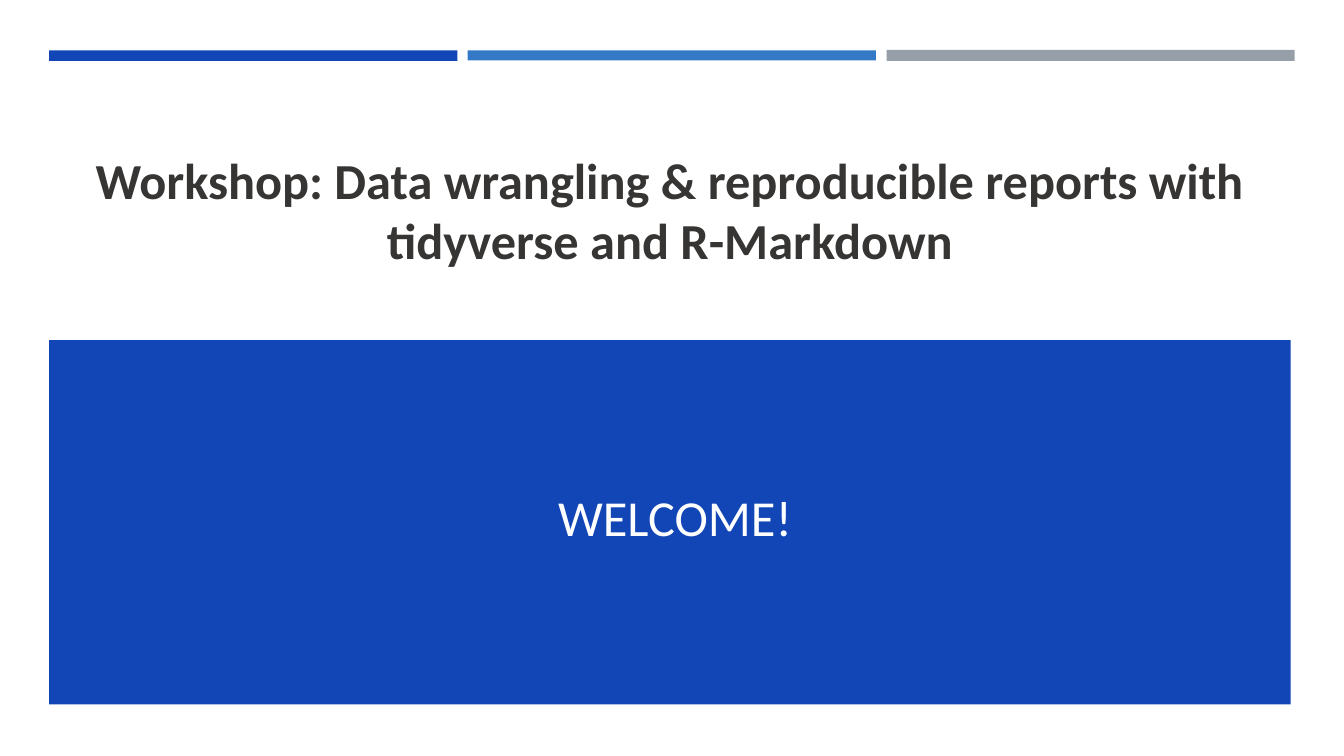
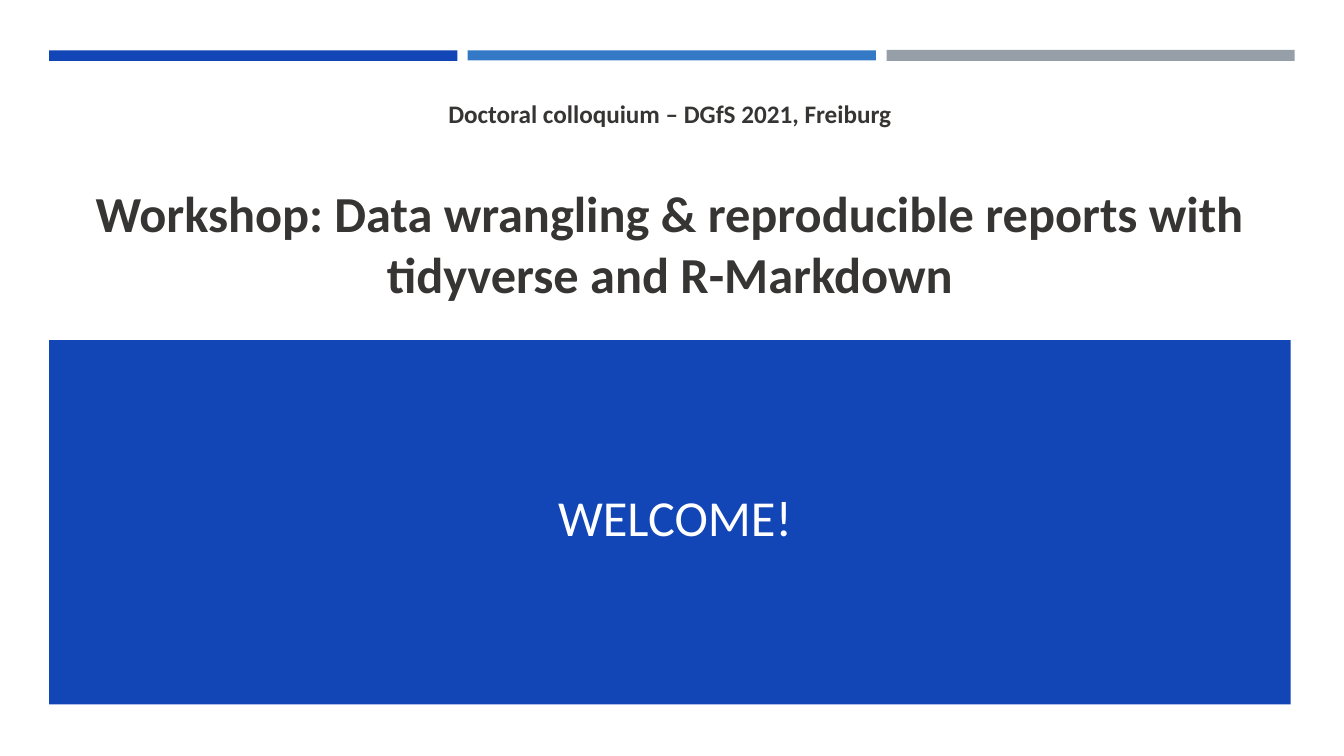
Before and after one commit to DGfS-PhD-2021/tidyverse-materials, a slide deck: slide 1 of DGFS PhD forum welcome.pptx. Drawn at 1344x756 pixels with LibreOffice and Linux fonts; fonts in the diff are those of the drawing. Boxes give left, top, right and bottom in pixels: in the first picture for what was removed or moved away, otherwise in the second. Text is boxed around its words. In the diff, an @@ line names an element or a change of style, - is before the commit and + after.

Commit message:
final changes slides & export to pdf

```diff
--- a/DGFS PhD forum welcome.pptx
+++ b/DGFS PhD forum welcome.pptx
@@ title at (96, 105, 1243, 301): text changed @@
-Workshop: Data wrangling & reproducible reports with tidyverse and R-Markdown
+Doctoral colloquium – DGfS 2021, Freiburg
+Workshop: Data wrangling & reproducible reports with tidyverse and R-Markdown
```
Also in this commit, not shown: 1 other file.
